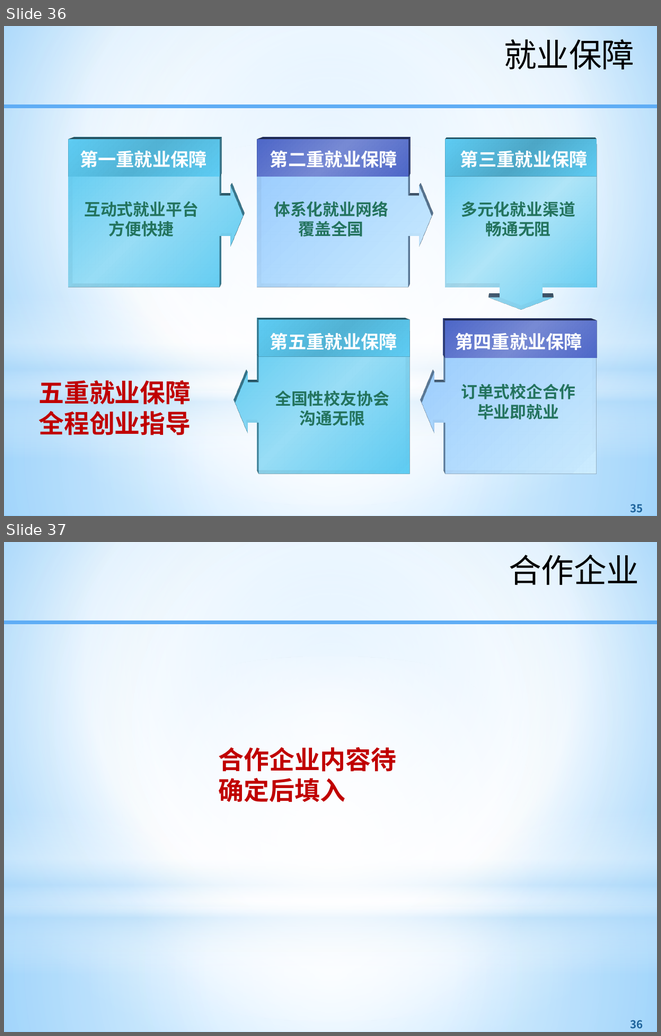
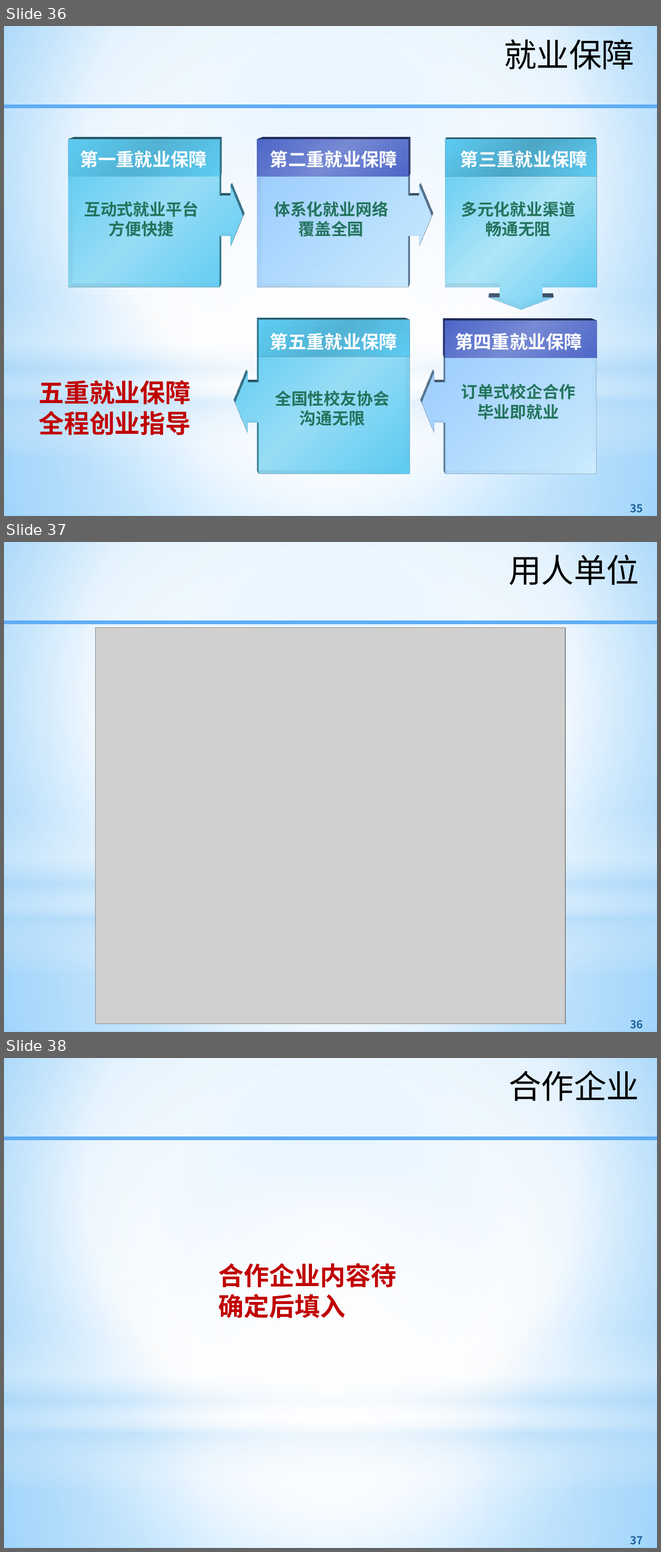
Before and after one commit to kkdmh77/gjh_baoche, a slide deck: 资料/PPT资料/宣讲PPT.pptx. Shown one above the other, each under a label of ours: slides 36 and 37 before the commit, slides 36, 37 and 38 after it. The pictures are 661x1036 and 661x1552 pixels, drawn with LibreOffice and Linux fonts; fonts in the diff are those of the drawing; grey boxes stand for pictures; background and template pictures are left out. Boxes give left, top, right and bottom in pixels: in the first picture for what was removed or moved away, otherwise in the second. Text is boxed around its words. In the diff, an @@ line names an element or a change of style, - is before the commit and + after.

```diff
--- a/资料/PPT资料/宣讲PPT.pptx
+++ b/资料/PPT资料/宣讲PPT.pptx
@@ slide 37 added at [4, 542, 657, 1032], background gradient #9ED5FF to #FFFFFF to #5BB9FF; not listed: 5 template elements that a slide beside it also shows @@
@@ text added at [509, 555, 639, 585], 36 pt, text #000000 @@
+用人单位
@@ picture added at [95, 627, 565, 1024] @@
@@ page number added at [630, 1020, 643, 1028], 12 pt, text #1D629B, bold @@
+36
@@ what was slide 37 is now slide 38 @@
@@ page number at [630, 1536, 643, 1544]: text changed @@
-36
+37
```
Also in this commit, not shown: 1 other slide added, 1 slide removed, 4 other files.
